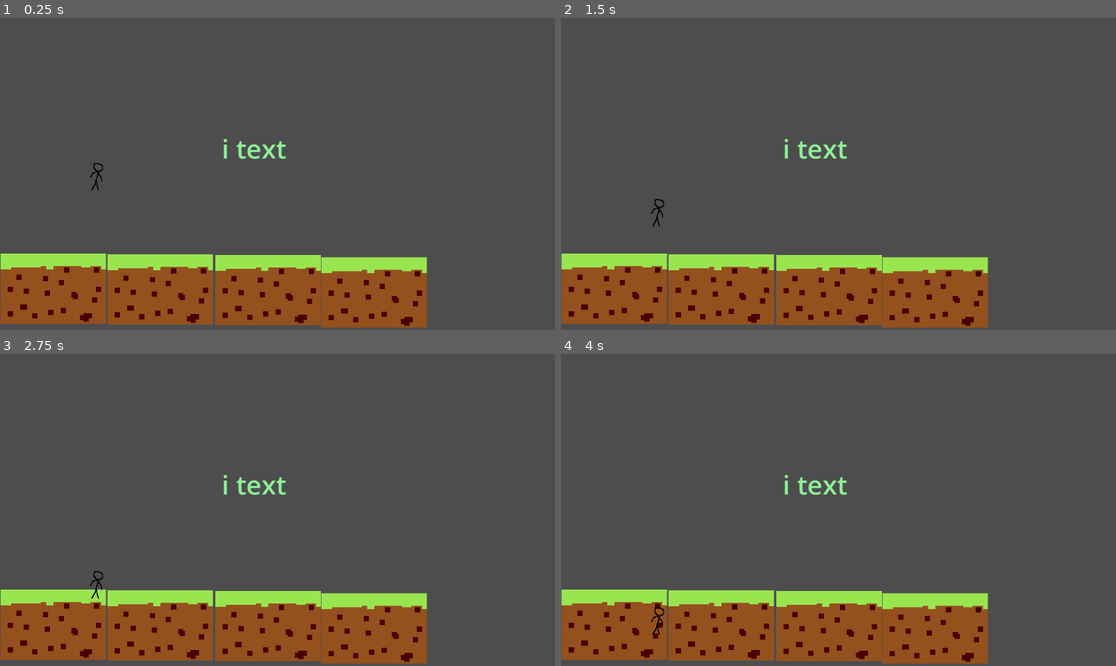
Above: before the commit, frames 1-4 (two rows, left to right).
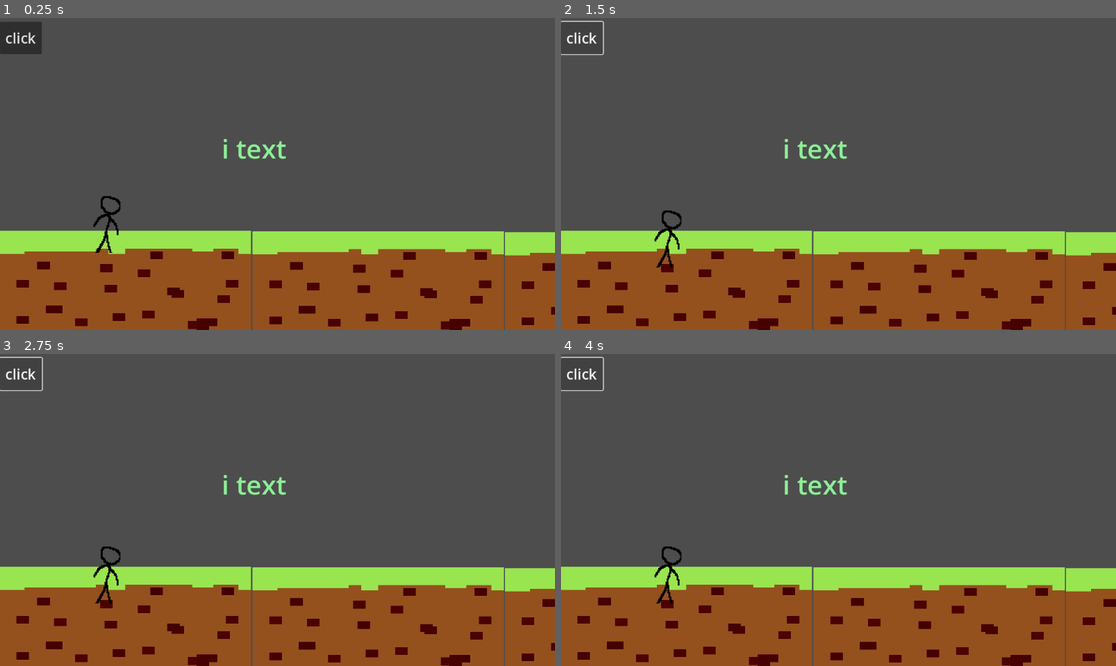
Above: after the commit, the same moments.

Repository: andreyka101/maxim_godot
Game: Godot game, scene res://level_1_2d.tscn
Two runs of this game, one before a commit and one after it. Both use one fixed random seed, a clock stepped at 60 frames per second and the inputs below.
Inputs (mouse positions are in pixels of both pictures, inside the frame that each line leads up to):
- Up to frame 1 (0.25 s): no input
- Up to frame 2 (1.5 s): click (583, 36) at 0.5 s, where only the run after the commit has a clickable "click"; click (583, 36) at 1.25 s, where only the run after the commit has a clickable "click"
- Up to frame 3 (2.75 s): click (22, 372) at 2 s, where only the run after the commit has a clickable "click"
- Up to frame 4 (4 s): no input

The runs differ from the first frame. In frame 1, 22% of the frame differs, in the area x 0-100%, y 1-100%; in frame 2, 21%; in frame 3, 21%; in frame 4, 21%.

Commit message:
цвцвцв

Diff:
--- a/earth.tscn
+++ /dev/null
@@ -1,19 +0,0 @@
-[gd_scene load_steps=3 format=3 uid="uid://cuiw225yj6k4p"]
-
-[ext_resource type="Texture2D" uid="uid://bmawhgs618mjx" path="res://Sprite-0002.png" id="1_akm8l"]
-
-[sub_resource type="RectangleShape2D" id="RectangleShape2D_35jw1"]
-size = Vector2(220, 146)
-
-[node name="earth" type="Node2D"]
-
-[node name="Sprite2D" type="Sprite2D" parent="."]
-position = Vector2(112, 75)
-scale = Vector2(3.65, 3.65)
-texture = ExtResource("1_akm8l")
-
-[node name="Area2D" type="Area2D" parent="."]
-position = Vector2(111, 75)
-
-[node name="CollisionShape2D" type="CollisionShape2D" parent="Area2D"]
-shape = SubResource("RectangleShape2D_35jw1")
--- /dev/null
+++ b/earth_2d.tscn
@@ -0,0 +1,17 @@
+[gd_scene load_steps=3 format=3 uid="uid://p4kmb5v18qyf"]
+
+[ext_resource type="Texture2D" uid="uid://bmawhgs618mjx" path="res://Sprite-0002.png" id="1_idayh"]
+
+[sub_resource type="RectangleShape2D" id="RectangleShape2D_d01tv"]
+size = Vector2(523, 213)
+
+[node name="earth2D" type="CharacterBody2D"]
+
+[node name="Sprite2D" type="Sprite2D" parent="."]
+scale = Vector2(8.69375, 5.3625)
+texture = ExtResource("1_idayh")
+
+[node name="CollisionShape2D" type="CollisionShape2D" parent="."]
+position = Vector2(0.5, 0.5)
+shape = SubResource("RectangleShape2D_d01tv")
+debug_color = Color(0, 0.583766, 0.785027, 0.42)
--- /dev/null
+++ b/level_1_2d.gd
@@ -0,0 +1,26 @@
+
+# получаем главный узел сцены
+extends Node2D
+
+
+# создание переменной
+var num = 1
+
+
+# метод _ready вызывается при полной загрузки сцены
+#func _ready() -> void:
+	#print("hello ready")
+
+
+
+# метод _process вызывается при отрисовки каждого кадра
+#func _process(delta: float) -> void:
+	#print("hello")
+
+
+
+# нажатие кнопки присоединил через узел
+func _on_button_button_down() -> void:
+	print("click")
+	num += 1
+	print(num)
--- a/level_1_2d.tscn
+++ b/level_1_2d.tscn
@@ -1,9 +1,12 @@
-[gd_scene load_steps=3 format=3 uid="uid://csmgslf5aq5qt"]
+[gd_scene load_steps=4 format=3 uid="uid://csmgslf5aq5qt"]
 
-[ext_resource type="PackedScene" uid="uid://cuiw225yj6k4p" path="res://earth.tscn" id="1_bu4ag"]
-[ext_resource type="PackedScene" uid="uid://dse7cavee38vl" path="res://player_2d.tscn" id="2_6tfkg"]
+[ext_resource type="Script" path="res://level_1_2d.gd" id="1_mdgty"]
+[ext_resource type="PackedScene" uid="uid://bhgr64b02qsue" path="res://player_2d.tscn" id="2_6tfkg"]
+[ext_resource type="PackedScene" uid="uid://p4kmb5v18qyf" path="res://earth_2d.tscn" id="2_ffof0"]
 
 [node name="level_1_2d" type="Node2D"]
+script = ExtResource("1_mdgty")
+metadata/_edit_vertical_guides_ = [371.0]
 
 [node name="Label" type="Label" parent="."]
 offset_left = 460.0
@@ -16,17 +19,32 @@
 horizontal_alignment = 1
 vertical_alignment = 1
 
-[node name="earth" parent="." instance=ExtResource("1_bu4ag")]
-position = Vector2(-1, 487)
+[node name="Button" type="Button" parent="."]
+offset_top = 8.0
+offset_right = 87.0
+offset_bottom = 75.0
+theme_override_font_sizes/font_size = 30
+text = "click"
 
-[node name="earth2" parent="." instance=ExtResource("1_bu4ag")]
-position = Vector2(221, 489)
+[node name="earth2D" parent="." instance=ExtResource("2_ffof0")]
+position = Vector2(260, 549)
 
-[node name="earth3" parent="." instance=ExtResource("1_bu4ag")]
-position = Vector2(665, 495)
+[node name="earth2D2" parent="." instance=ExtResource("2_ffof0")]
+position = Vector2(2897, 549)
 
-[node name="earth4" parent="." instance=ExtResource("1_bu4ag")]
-position = Vector2(445, 490)
+[node name="earth2D3" parent="." instance=ExtResource("2_ffof0")]
+position = Vector2(1309, 552)
 
-[node name="player_2d" parent="." instance=ExtResource("2_6tfkg")]
-position = Vector2(199, 313)
+[node name="earth2D4" parent="." instance=ExtResource("2_ffof0")]
+position = Vector2(785, 550)
+
+[node name="earth2D5" parent="." instance=ExtResource("2_ffof0")]
+position = Vector2(2370, 551)
+
+[node name="earth2D6" parent="." instance=ExtResource("2_ffof0")]
+position = Vector2(1841, 552)
+
+[node name="player2D" parent="." instance=ExtResource("2_6tfkg")]
+position = Vector2(219, 276)
+
+[connection signal="button_down" from="Button" to="." method="_on_button_button_down"]
--- a/player_2d.gd
+++ b/player_2d.gd
@@ -1,6 +1,12 @@
-extends Node2D
+
+# получаем главный узел сцены
+extends CharacterBody2D
+
 
 
 
 func _process(delta: float) -> void:
-	self.position.y += 1
+	# position - переменная координат
+	if(position.y < 450):
+		# гравитация
+		position.y += 10
--- a/player_2d.tscn
+++ b/player_2d.tscn
@@ -1,20 +1,19 @@
-[gd_scene load_steps=4 format=3 uid="uid://dse7cavee38vl"]
+[gd_scene load_steps=4 format=3 uid="uid://bhgr64b02qsue"]
 
 [ext_resource type="Script" path="res://player_2d.gd" id="1_0fhqs"]
 [ext_resource type="Texture2D" uid="uid://kmeikk7pb482" path="res://Sprite-0003.png" id="1_e48e1"]
 
-[sub_resource type="CapsuleShape2D" id="CapsuleShape2D_n3ahx"]
-radius = 15.0
-height = 62.0
+[sub_resource type="CapsuleShape2D" id="CapsuleShape2D_8mjeo"]
+radius = 30.0
+height = 126.0
 
-[node name="player_2d" type="Node2D"]
+[node name="player2D" type="CharacterBody2D"]
 script = ExtResource("1_0fhqs")
 
 [node name="Sprite2D" type="Sprite2D" parent="."]
+scale = Vector2(2.06667, 2.06667)
 texture = ExtResource("1_e48e1")
 
-[node name="Area2D" type="Area2D" parent="."]
-
-[node name="CollisionShape2D" type="CollisionShape2D" parent="Area2D"]
-position = Vector2(2, 1)
-shape = SubResource("CapsuleShape2D_n3ahx")
+[node name="CollisionShape2D" type="CollisionShape2D" parent="."]
+position = Vector2(1, 0)
+shape = SubResource("CapsuleShape2D_8mjeo")
